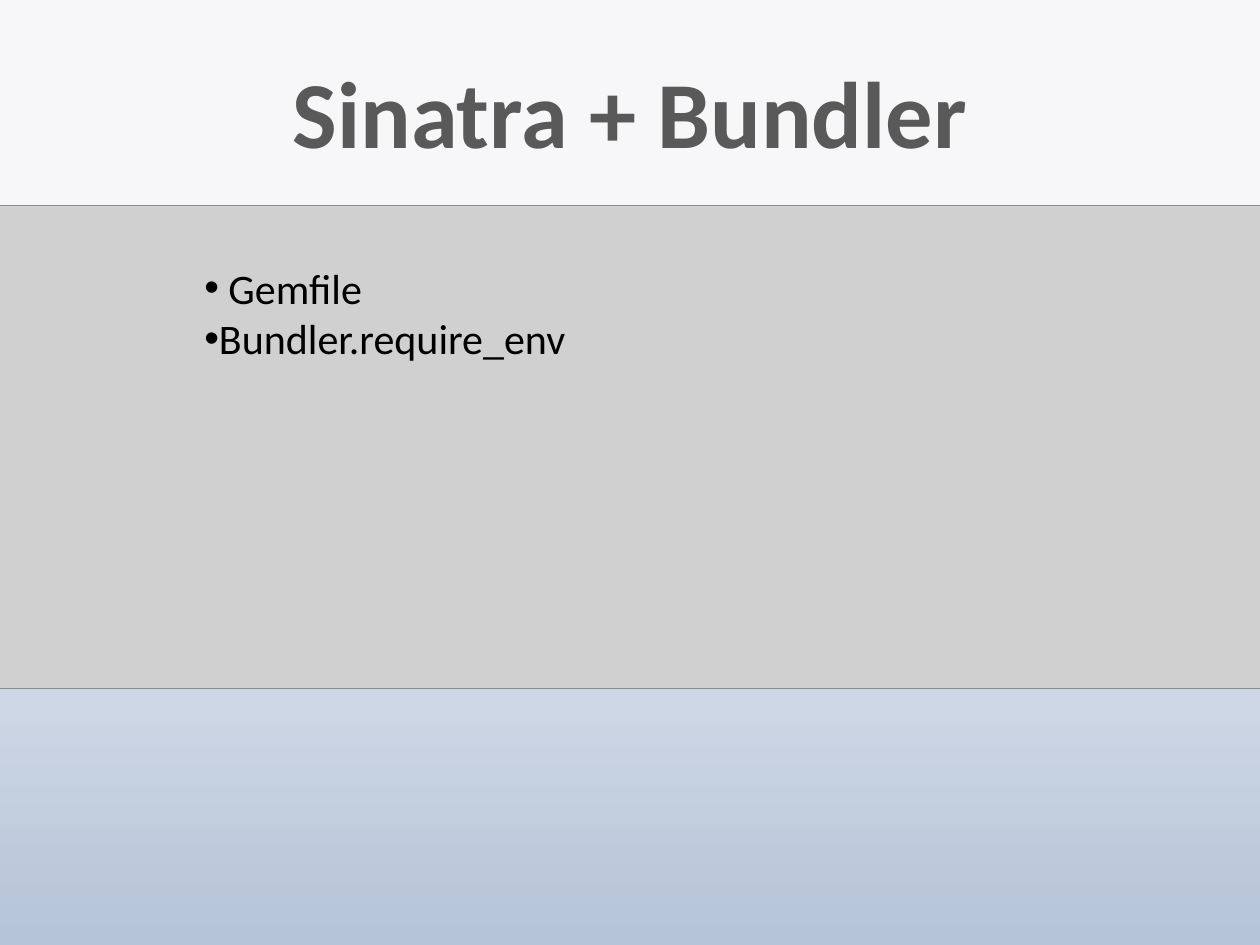
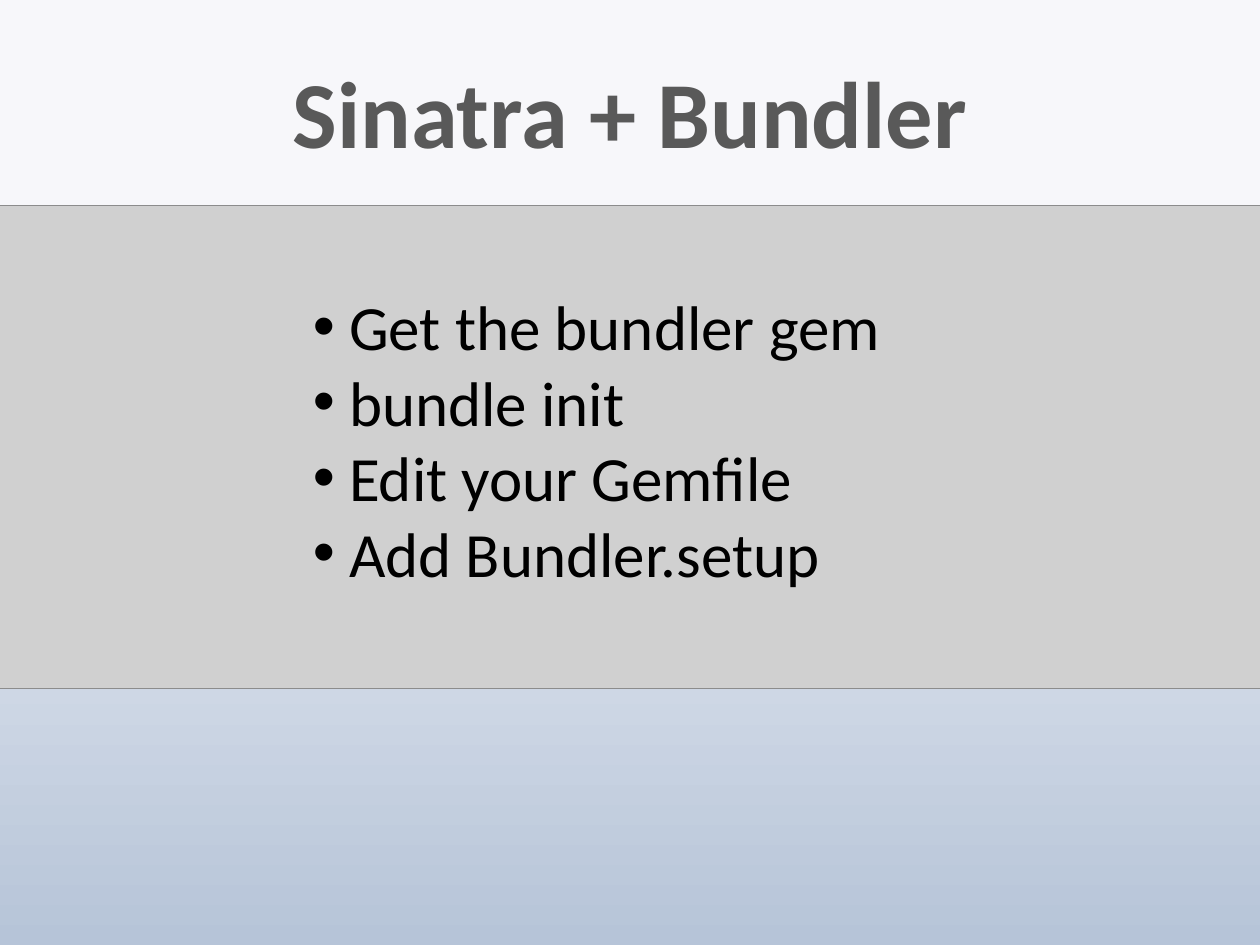
Before and after one commit to techwhizbang/sinatra_slideshow, a slide deck: slide 22 of sinatra.pptx (slide 20 before the commit). Drawn at 1260x945 pixels with LibreOffice and Linux fonts; fonts in the diff are those of the drawing; grey boxes stand for pictures. Boxes give left, top, right and bottom in pixels: in the first picture for what was removed or moved away, otherwise in the second. Text is boxed around its words. In the diff, an @@ line names an element or a change of style, - is before the commit and + after.

```diff
--- a/sinatra.pptx
+++ b/sinatra.pptx
@@ text removed at (219, 275, 565, 361) @@
-• Gemfile
-• Bundler.require_env
@@ text added at (349, 306, 880, 587), 36 pt, text #000000 @@
+• Get the bundler gem
+• bundle init
+• Edit your Gemfile
+• Add Bundler.setup
```
Also in this commit, not shown: 8 other slides changed, 2 slides added.
